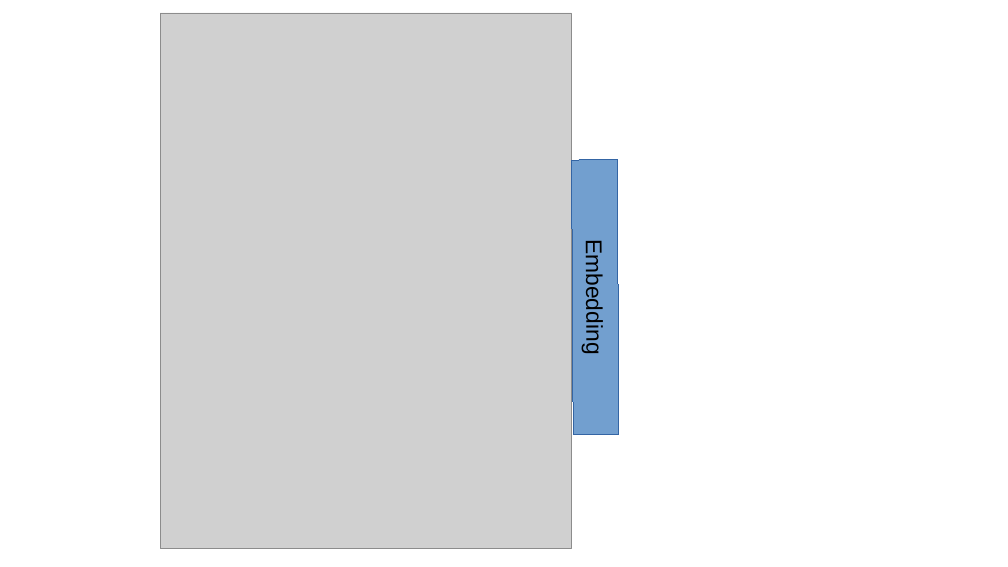
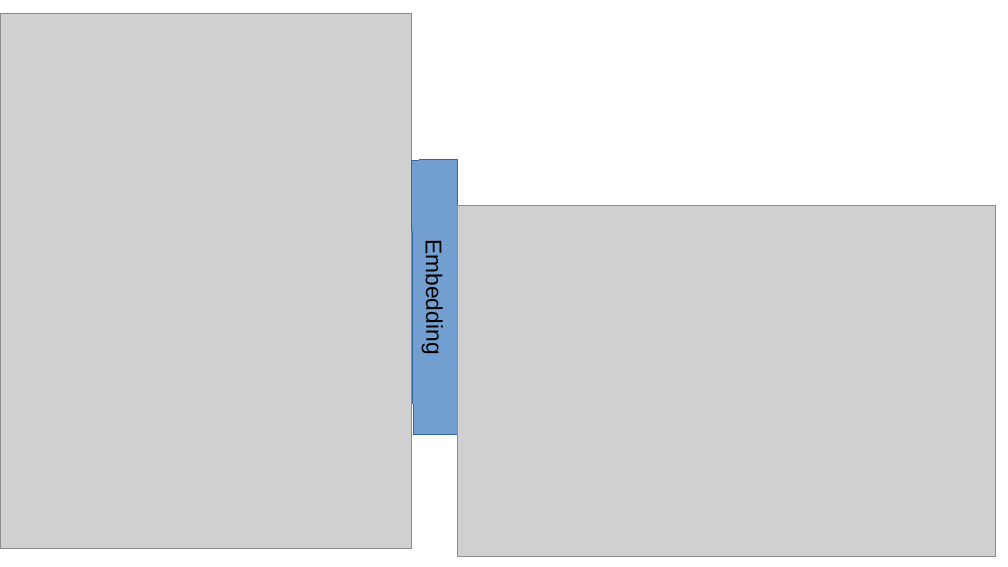
Before and after one commit to normalwalrus/speaker_diarization, a slide deck: slide 14 of Findings.odp (slide 9 before the commit). Drawn at 1008x567 pixels with LibreOffice and Linux fonts; fonts in the diff are those of the drawing; grey boxes stand for pictures. Boxes give left, top, right and bottom in pixels: in the first picture for what was removed or moved away, otherwise in the second. Text is boxed around its words. In the diff, an @@ line names an element or a change of style, - is before the commit and + after.

```diff
--- a/Findings.odp
+++ b/Findings.odp
@@ picture: place and size @@
-picture at <box>160,13,572,549</box>
+picture at <box>0,13,412,549</box>
@@ rectangle "Embedding": place and size @@
-rectangle "Embedding" at <box>572,160,619,435</box>
+rectangle "Embedding" at <box>412,160,459,435</box>
@@ picture added at <box>458,206,996,556</box> @@
```
Also in this commit, not shown: 5 other slides changed, 7 slides added, 7 other files.
